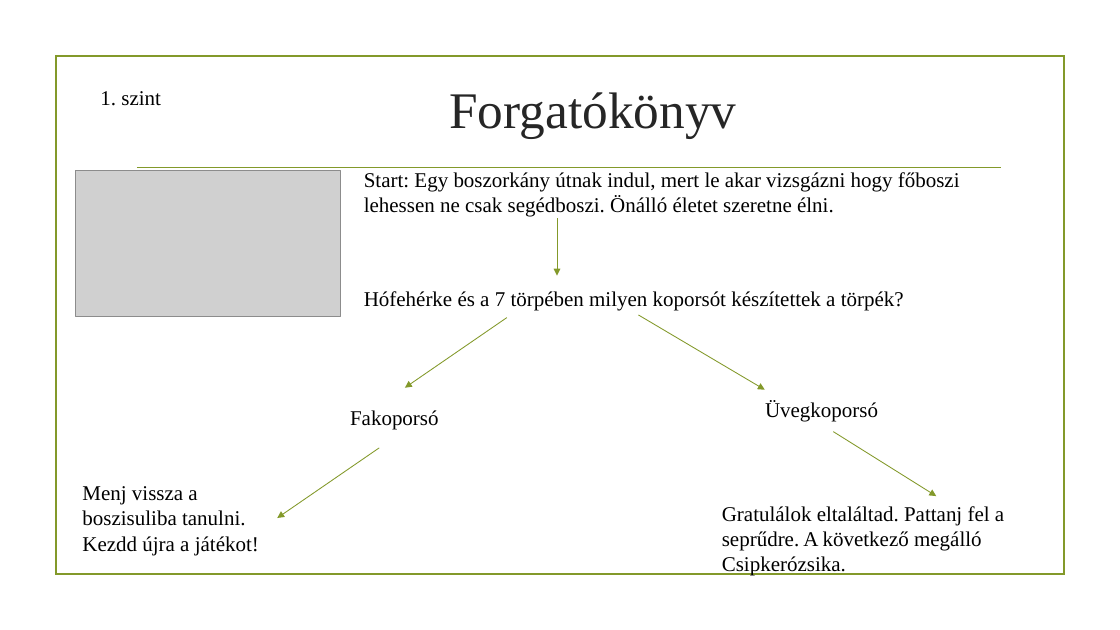
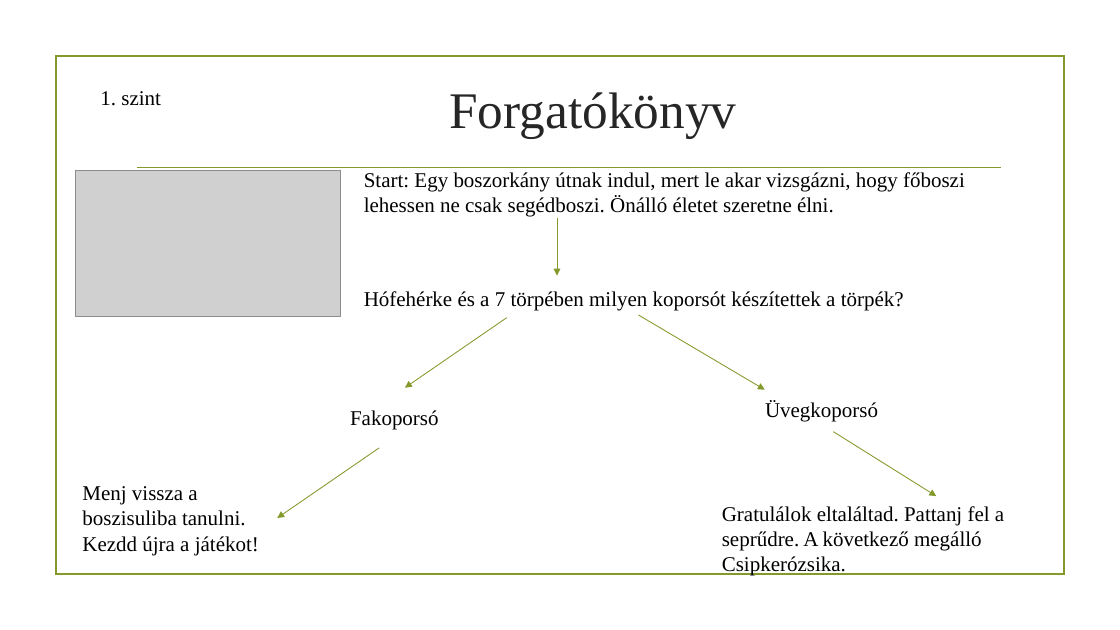
Before and after one commit to mia780/projektmunka, a slide deck: slide 4 of Projektmunka.pptx. Drawn at 1120x630 pixels with LibreOffice and Linux fonts; fonts in the diff are those of the drawing; grey boxes stand for pictures; background and template pictures are left out. Boxes give left, top, right and bottom in pixels: in the first picture for what was removed or moved away, otherwise in the second. Text is boxed around its words. In the diff, an @@ line names an element or a change of style, - is before the commit and + after.

```diff
--- a/Projektmunka.pptx
+++ b/Projektmunka.pptx
@@ text at [364, 172, 965, 217]: text changed @@
-Start: Egy boszorkány útnak indul, mert le akar vizsgázni hogy főboszi lehessen ne csak segédboszi. Önálló életet szeretne élni.
+Start: Egy boszorkány útnak indul, mert le akar vizsgázni, hogy főboszi lehessen ne csak segédboszi. Önálló életet szeretne élni.
```
Also in this commit, not shown: 8 other slides changed.
